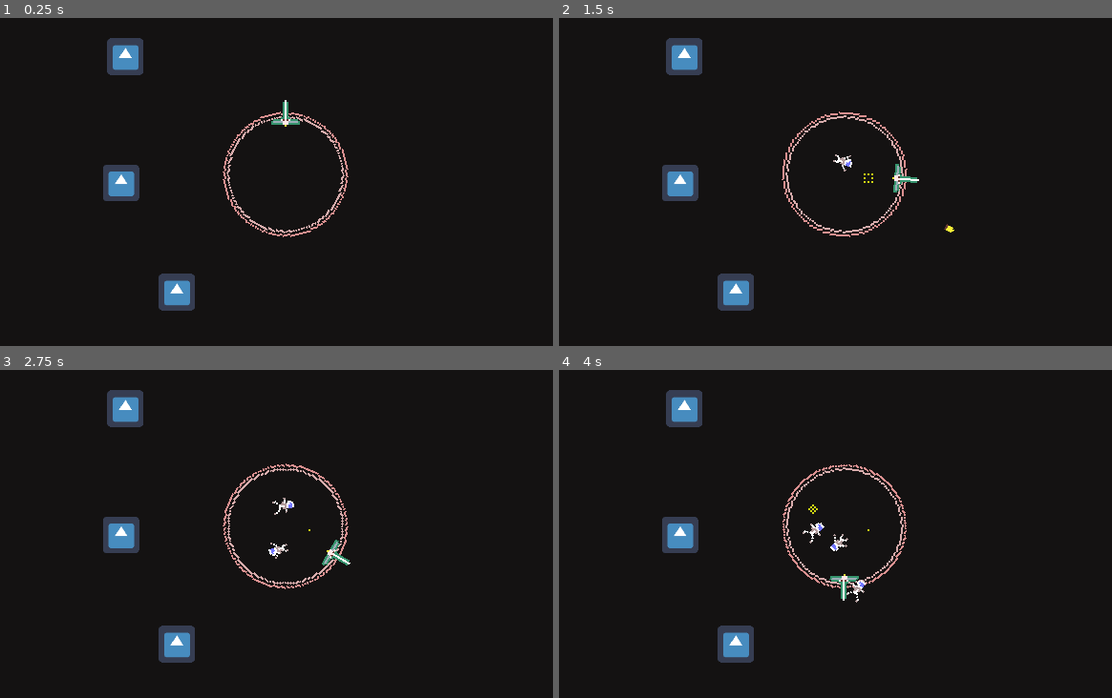
Above: before the commit, frames 1-4 (two rows, left to right).
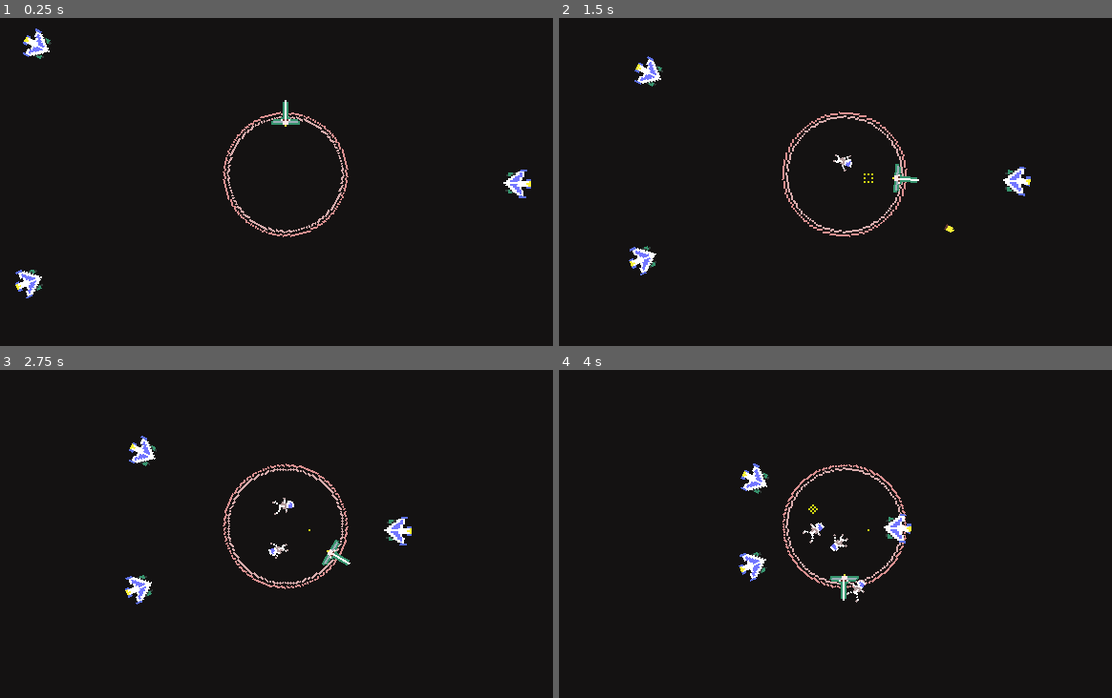
Above: after the commit, the same moments.

Repository: hakro/plasma-ld47
Game: Godot game, scene res://Scenes/World.tscn
Same seed, same stepped clock (60 frames per second), same inputs: the game is played once before the commit and once after it. The engine's default icon, where the game draws it, is replaced by a stand-in: a white triangle on a blue panel in a dark square.
Inputs:
- Up to frame 1 (0.25 s): no input
- Up to frame 2 (1.5 s): hold Right (move_right) 0.53-1.28 s; hold S (launch_astronaut) 0.53-1.28 s; hold Left (move_left) from 1.28 s (still down); tap Space (shoot) at 1.35 s
- Up to frame 3 (2.75 s): release Left (move_left) at 2.03 s; hold Right (move_right) from 2.03 s (still down); hold S (launch_astronaut) from 2.03 s (still down)
- Up to frame 4 (4 s): release S (launch_astronaut) at 2.78 s; tap Space (shoot) at 2.85 s; release Right (move_right) at 3.53 s; hold Left (move_left) from 3.53 s (still down); hold S (launch_astronaut) from 3.53 s (still down)

The runs differ from the first frame. In frame 1, 2.9% of the frame differs, in the area x 2-97%, y 3-90%; in frame 2, 2.9%, in the area x 12-86%, y 6-90%; in frame 3, 2.9%; in frame 4, 2.9%.

Commit message:
Enemy Sprite & movement

Diff:
--- /dev/null
+++ b/Scenes/Enemy.gd
@@ -0,0 +1,12 @@
+extends Area2D
+
+var direction := Vector2()
+const SPEED := 25
+
+func _ready():
+	var screen_center := get_viewport_rect().size / 2
+	direction = (screen_center - position).normalized()
+	rotation = direction.angle() + PI / 2
+
+func _process(delta):
+	position += direction * SPEED * delta
--- a/Scenes/Enemy.tscn
+++ b/Scenes/Enemy.tscn
@@ -1,10 +1,13 @@
-[gd_scene load_steps=3 format=2]
+[gd_scene load_steps=4 format=2]
 
-[ext_resource path="res://icon.png" type="Texture" id=1]
+[ext_resource path="res://Assets/Enemy.png" type="Texture" id=1]
+[ext_resource path="res://Scenes/Enemy.gd" type="Script" id=2]
 
 [sub_resource type="RectangleShape2D" id=1]
+extents = Vector2( 7.30453, 7.19969 )
 
 [node name="Enemy" type="Area2D"]
+script = ExtResource( 2 )
 
 [node name="CollisionShape2D" type="CollisionShape2D" parent="."]
 shape = SubResource( 1 )
--- a/Scenes/World.tscn
+++ b/Scenes/World.tscn
@@ -13,10 +13,10 @@
 position = Vector2( 160, 90 )
 
 [node name="Enemy" parent="." instance=ExtResource( 3 )]
-position = Vector2( 76.1086, 28.2941 )
+position = Vector2( 20.0158, 148.887 )
 
 [node name="Enemy2" parent="." instance=ExtResource( 3 )]
-position = Vector2( 73.8636, 94.5193 )
+position = Vector2( 24.4764, 19.4324 )
 
 [node name="Enemy3" parent="." instance=ExtResource( 3 )]
-position = Vector2( 103.048, 151.765 )
+position = Vector2( 287.52, 95.0928 )
Binary file added: Assets/Enemy.png
Not shown, added: Assets/Enemy.png.import
Not shown, added: Assets/Raw/enemy-ship.pxo
